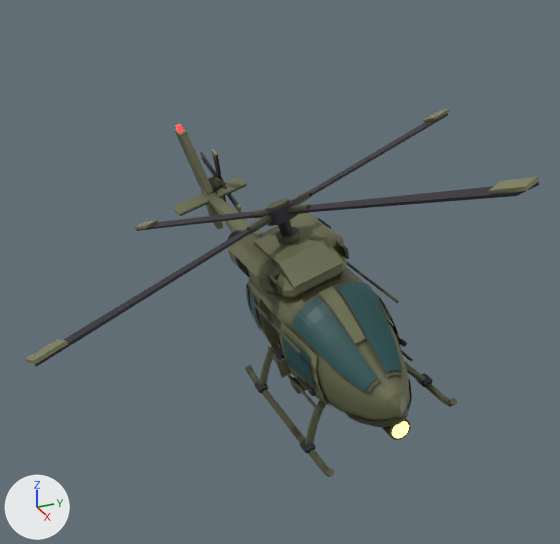
What one commit did to the glTF model public/assets/models/prop.l10-crashed-helicopter.glb.
Both versions are drawn from a 50 mm lens placed at (12.72, -5.37, 8.99), pointed at (0.44, 0.16, 2.85). The axes (+X, +Y, +Z) are drawn at lower left. The lights are the same throughout. The picture after the commit comes second. Vertices at exactly the same position are counted once.
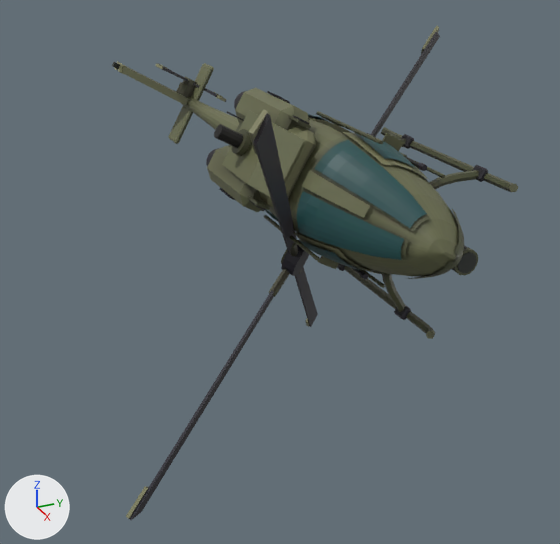
ob_resting is not drawn itself; it is the parent of ob_crashtilt.
ob_crashtilt is not drawn itself; it is the parent of ob_veh_helicopter_military.

Edits to the bpy script that builds the scene:
```text
Add mat_pal_uidark:
    mat_pal_uidark = bpy.data.materials.new('pal_uiDark')
    # nodes: BsdfPrincipled, Mix, OutputMaterial, VertexColor
    # colours: dark grey #2c302c, mixed with the vertex colours
Change me_mesh_1:
    used by ob_mesh_1; location = (0.0, 0.24, 3.47); rotation_euler = (0.3, 0.0, 0.0), in degrees (17, 0, 0); scale = (5.48, 5.48, 5.48)
    remove me_mesh_1.from_pydata(...)  # 560 vertices, 948 faces; spans x -1.0..1.0, y -0.88..0.88, z -0.37..0.37
    add me_mesh_1.from_pydata(...)  # 560 vertices, 948 faces; spans x -1.0..1.0, y -1.0..1.0, z -0.72..0.72
    me_mesh_1 part 1: the loose piece of 8 vertices spanning x 0.29..0.3, y 0.13..0.22, z -0.35..-0.28 is moved by (0.18, 0.31, 0.29)
    me_mesh_1 part 2: the loose piece of 16 vertices spanning x 0.28..0.45, y 0.17..0.18, z -0.34..-0.33 is scaled about its middle by (1.13, 1.13, 1.14), then moved by (0.19, 0.31, 0.29)
    me_mesh_1 part 3: the loose piece of 16 vertices spanning x 0.44..0.46, y 0.16..0.18, z -0.34..-0.32 is moved by (0.2, 0.31, 0.29)
    me_mesh_1 part 4: the loose piece of 8 vertices spanning x 0.29..0.3, y -0.22..-0.13, z -0.35..-0.28 is moved by (0.18, 0.27, 0.29)
    me_mesh_1 part 5: the loose piece of 16 vertices spanning x 0.28..0.45, y -0.18..-0.17, z -0.34..-0.33 is scaled about its middle by (1.13, 1.13, 1.14), then moved by (0.19, 0.27, 0.29)
    me_mesh_1 part 6: the loose piece of 24 vertices spanning x 0.18..0.28, y -0.19..-0.16, z -0.35..-0.32 is moved by (0.17, 0.27, 0.29)
    me_mesh_1 part 7: the loose piece of 16 vertices spanning x 0.44..0.46, y -0.18..-0.16, z -0.34..-0.32 is moved by (0.2, 0.27, 0.29)
    me_mesh_1 part 8: the loose piece of 8 vertices spanning x 0.89..1.0, y 0.28..0.37, z 0.33..0.37 is turned -31.5 degrees about the y axis through its middle and scaled by 1.13, then moved by (0.0, 0.04, 0.32)
    me_mesh_1 part 9: the loose piece of 8 vertices spanning x -0.21..-0.12, y 0.77..0.88, z 0.05..0.08 is turned -31.5 degrees about the y axis through its middle and scaled by 1.13, then moved by (0.21, 0.11, -0.33)
    me_mesh_1 part 10: the loose piece of 8 vertices spanning x -0.71..-0.6, y -0.37..-0.28, z -0.08..-0.04 is turned -31.5 degrees about the y axis through its middle and scaled by 1.13, then moved by (0.3, -0.04, -0.61)
    me_mesh_1 part 11: the loose piece of 8 vertices spanning x 0.41..0.5, y -0.88..-0.77, z 0.21..0.24 is turned -31.5 degrees about the y axis through its middle and scaled by 1.13, then moved by (0.09, -0.11, 0.04)
    me_mesh_1 part 12: 216 of 560 vertices moved; they spanned x -1.0..0.98, y -0.86..0.86, z -0.27..0.35 and now span x -1.0..0.99, y -0.98..0.98, z -0.71..0.7; mean shift (0.1, 0.12, 0.04); largest move (-0.69, -0.36, -0.08) -> (-0.37, -0.41, -0.71)
    other edits to the shape of me_mesh_1 do not show in these pictures
Change me_mesh_3:
    where me_mesh_3.from_pydata(...)  # 28 vertices, 52 faces; spans x -0.05..0.05, y -1.0..1.0, z -0.97..0.97
    remove me_mesh_3.materials.append(mat_emi_windowglow)
    add me_mesh_3.materials.append(mat_pal_uidark)
Change ob_mesh_1:
    ob_mesh_1.location: (0.0, 0.24, 3.47) -> (0.0, -0.01, 3.58)
    ob_mesh_1.rotation_euler: (0.3, 0.0, 0.0) -> (1.05, 0.0, 0.0)  # degrees (17, 0, 0) -> degrees (60, 0, 0)
    ob_mesh_1.scale: (5.48, 5.48, 5.48) -> (4.83, 4.83, 4.83)
Change ob_resting:
    ob_resting.location: (1.101, 1.191, 0.386) -> (1.76, 2.091, 3.994)
Change ob_crashtilt:
    ob_crashtilt.rotation_euler: (0.3, 0.0, 0.0) -> (1.05, 0.0, 0.0)  # degrees (17, 0, 0) -> degrees (60, 0, 0)
```

Where the change shows, as pixel boxes (x1, y1, x2, y2) in the pictures (560 x 544 px; the box of a moved part takes in the faces that stretch with it):
'Mesh_0', moved, turned: before (173, 128, 457, 477); after (114, 61, 518, 339)
'Mesh_1', reshaped, moved, turned, rescaled: before (25, 109, 539, 396); after (126, 26, 440, 520)
'Mesh_3', recoloured, moved, turned: before (392, 421, 409, 438); after (457, 252, 477, 273)
'Mesh_2', moved, turned: before (176, 124, 183, 132); after (112, 62, 120, 69)
part 1 of me_mesh_1, moved or reshaped (not visible before): after (382, 133, 403, 152)
part 2 of me_mesh_1, moved or reshaped (not visible before): after (405, 157, 419, 167)
part 3 of me_mesh_1, moved or reshaped: before (399, 339, 407, 347); after (417, 163, 427, 171)
part 4 of me_mesh_1, moved or reshaped: before (276, 357, 291, 378); after (319, 256, 339, 269)
part 5 of me_mesh_1, moved or reshaped: before (298, 377, 311, 390); after (352, 266, 361, 274)
part 6 of me_mesh_1, moved or reshaped (not visible afterwards): before (274, 348, 283, 360)
part 7 of me_mesh_1, moved or reshaped: before (308, 388, 316, 396); after (359, 271, 368, 280)
part 8 of me_mesh_1, moved or reshaped: before (489, 177, 539, 194); after (249, 109, 269, 154)
part 9 of me_mesh_1, moved or reshaped: before (423, 109, 450, 122); after (421, 26, 439, 54)
part 10 of me_mesh_1, moved or reshaped: before (134, 220, 158, 230); after (305, 319, 309, 327)
part 11 of me_mesh_1, moved or reshaped: before (25, 339, 68, 364); after (126, 486, 149, 519)
part 12 of me_mesh_1, moved or reshaped: before (35, 113, 539, 367); after (129, 32, 440, 520)
